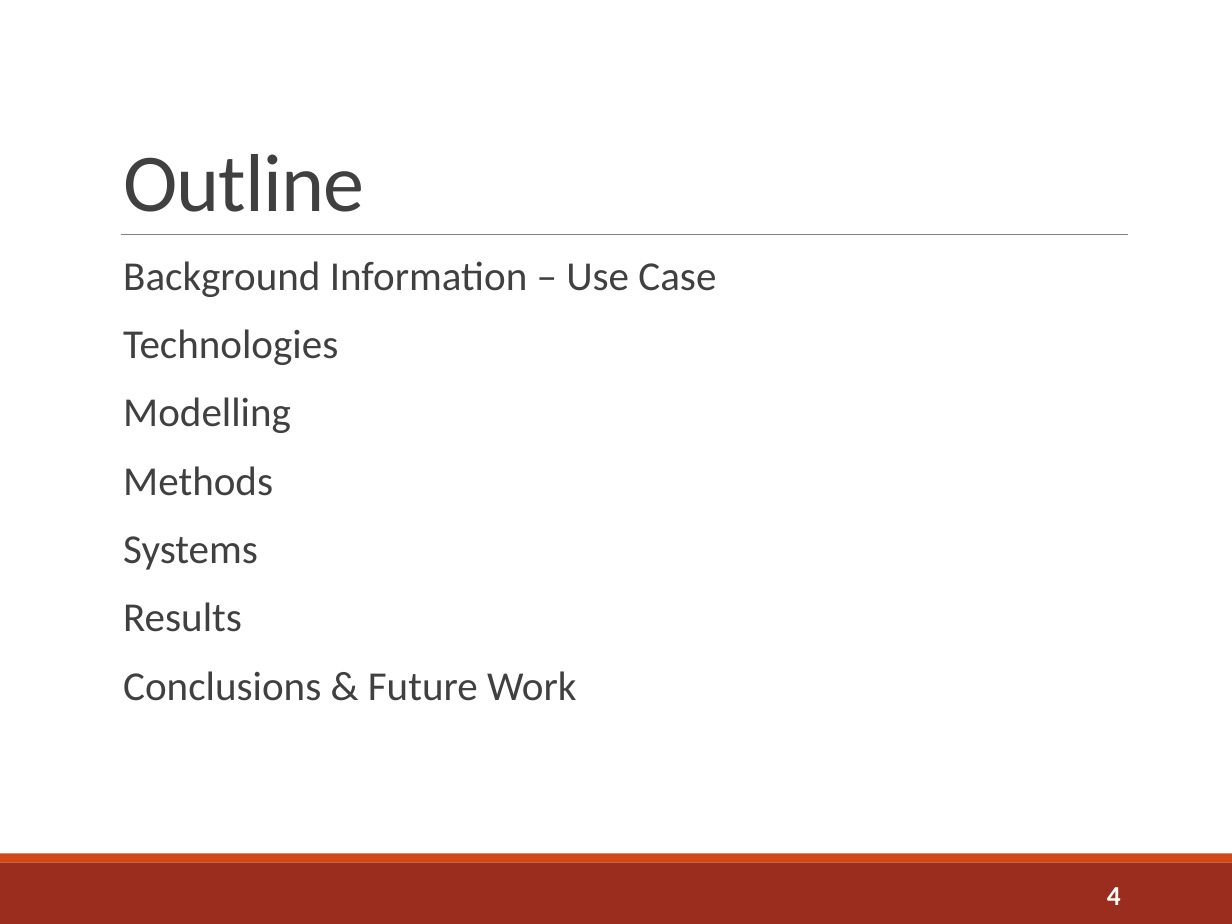
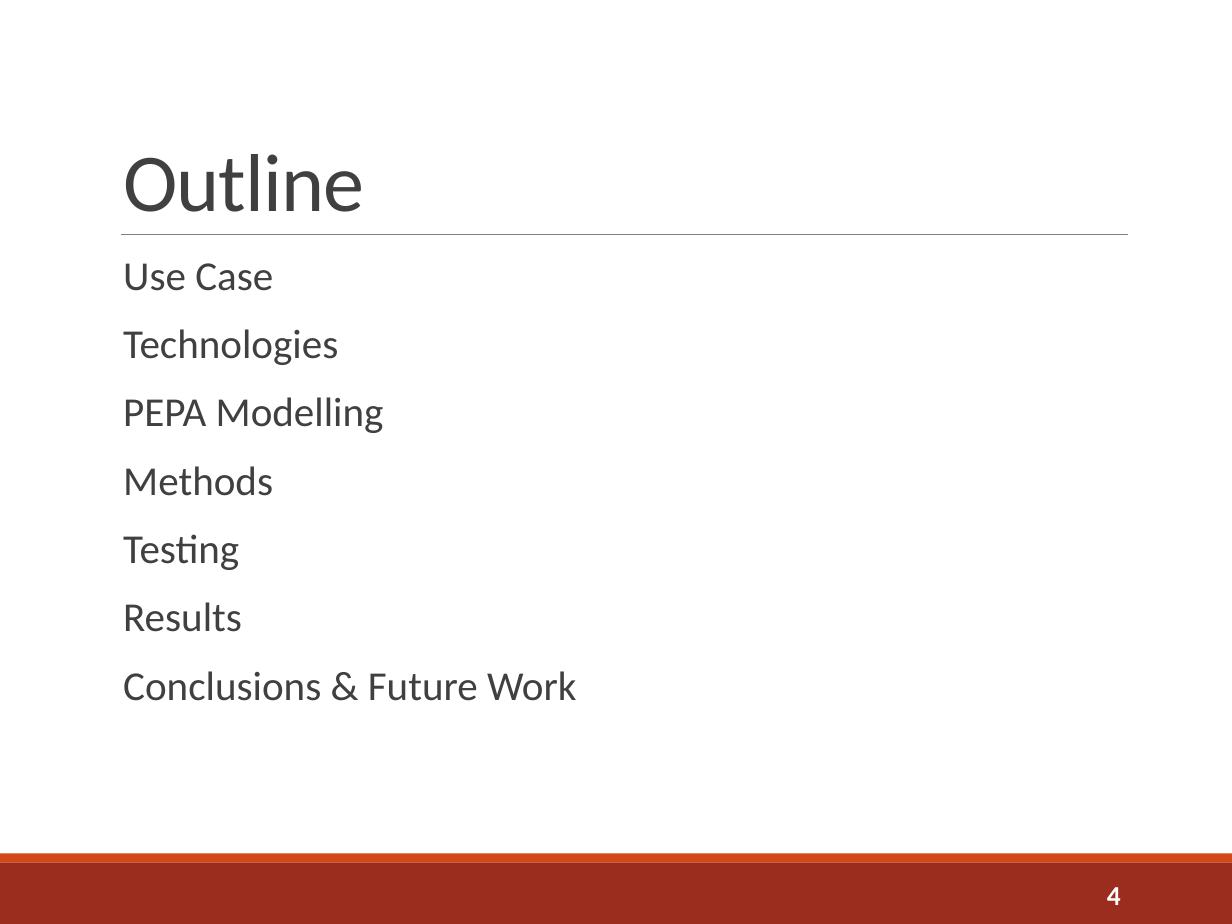
Before and after one commit to sshephard2/skewed-modelling, a slide deck: slide 4 of Presentation/Performance modelling of skewed demand in complex systems.pptx. Drawn at 1232x924 pixels with LibreOffice and Linux fonts; fonts in the diff are those of the drawing. Boxes give left, top, right and bottom in pixels: in the first picture for what was removed or moved away, otherwise in the second. Text is boxed around its words. In the diff, an @@ line names an element or a change of style, - is before the commit and + after.

```diff
--- a/Presentation/Performance modelling of skewed demand in complex systems.pptx
+++ b/Presentation/Performance modelling of skewed demand in complex systems.pptx
@@ text at [123, 263, 273, 291]: text changed @@
-  Background Information – Use Case
+  Use Case
@@ text at [123, 397, 384, 433]: text changed @@
-  Modelling
+  PEPA Modelling
@@ text at [123, 534, 239, 570]: text changed @@
-  Systems
+  Testing
```
Also in this commit, not shown: 4 other slides changed, 3 slides added, 4 slides removed.
